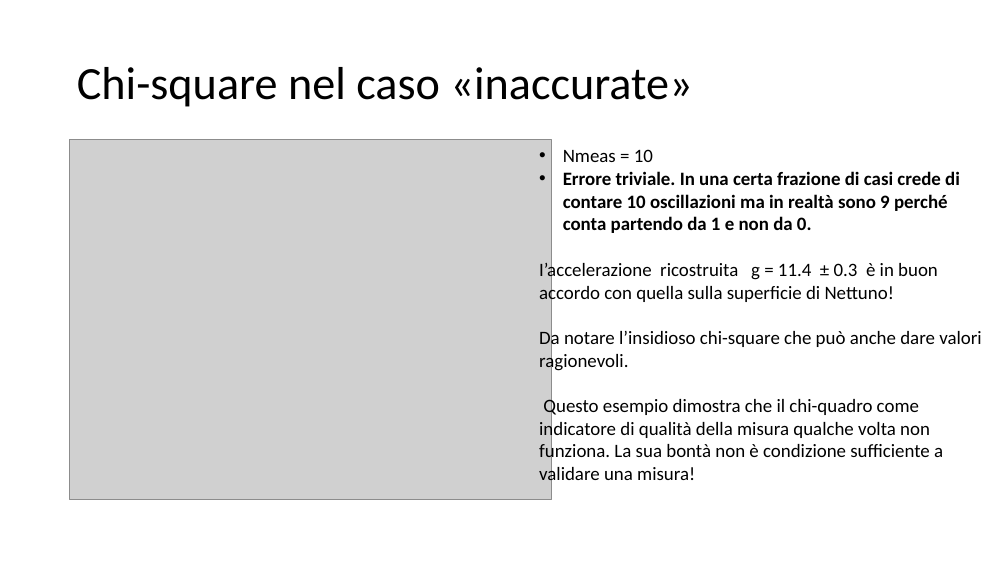
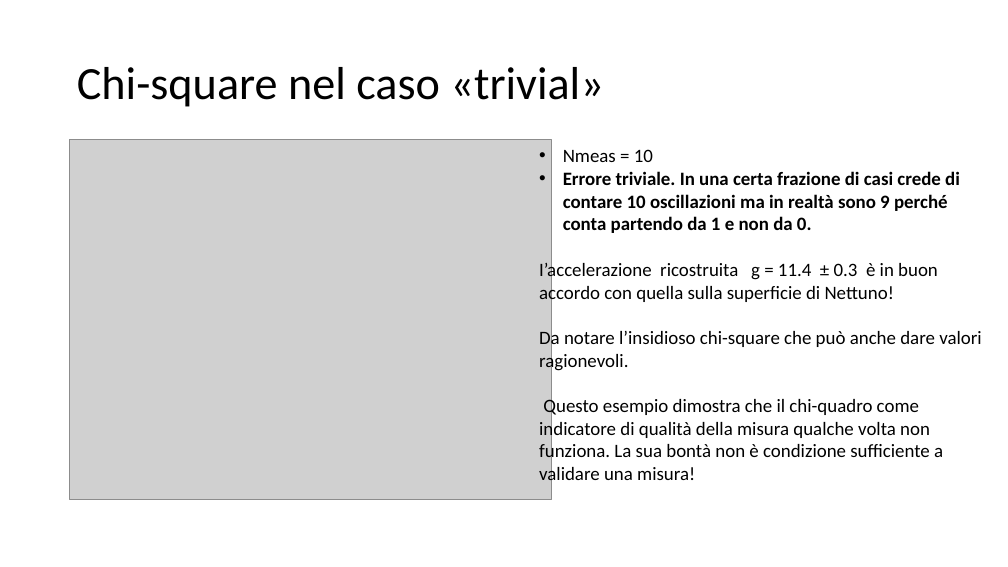
Before and after one commit to marcomonte94/Montecarlo, a slide deck: slide 50 of Slide Corso Metodi Montecarlo.pptx. Drawn at 1008x567 pixels with LibreOffice and Linux fonts; fonts in the diff are those of the drawing; grey boxes stand for pictures. Boxes give left, top, right and bottom in pixels: in the first picture for what was removed or moved away, otherwise in the second. Text is boxed around its words. In the diff, an @@ line names an element or a change of style, - is before the commit and + after.

```diff
--- a/Slide Corso Metodi Montecarlo.pptx
+++ b/Slide Corso Metodi Montecarlo.pptx
@@ title at (x1=77, y1=67, x2=604, y2=107): text changed @@
-Chi-square nel caso «inaccurate»
+Chi-square nel caso «trivial»
```
Also in this commit, not shown: 1 other slide changed, 9 slides added, 4 other files.
